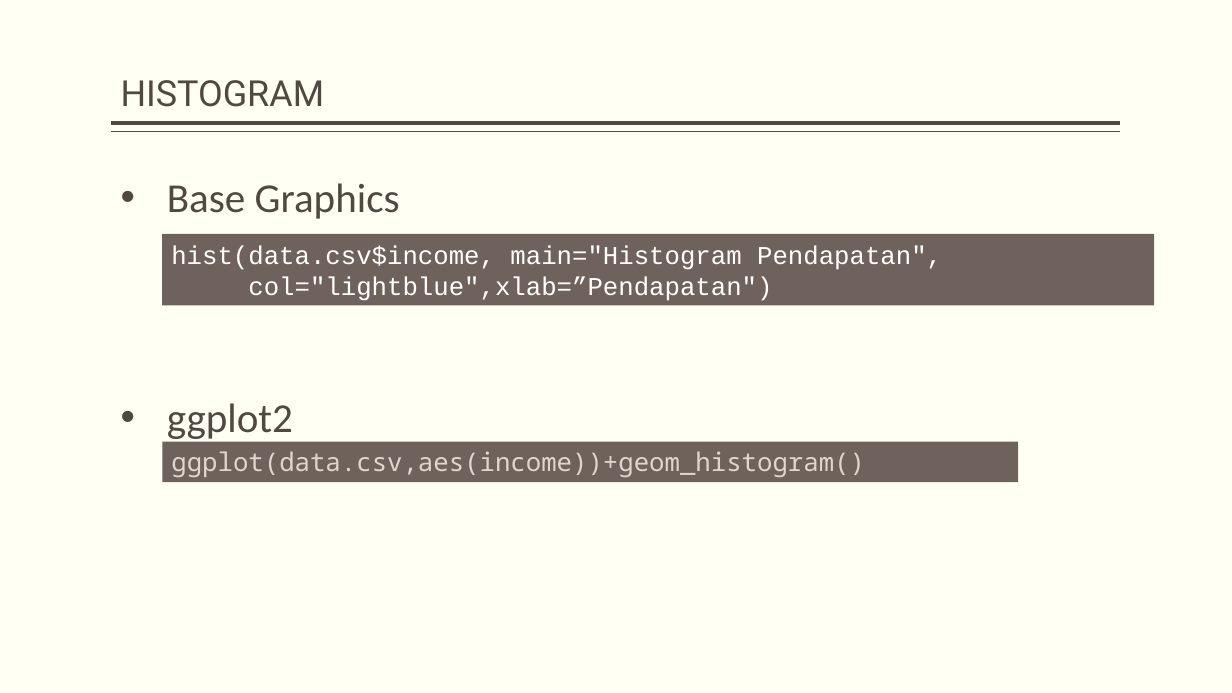
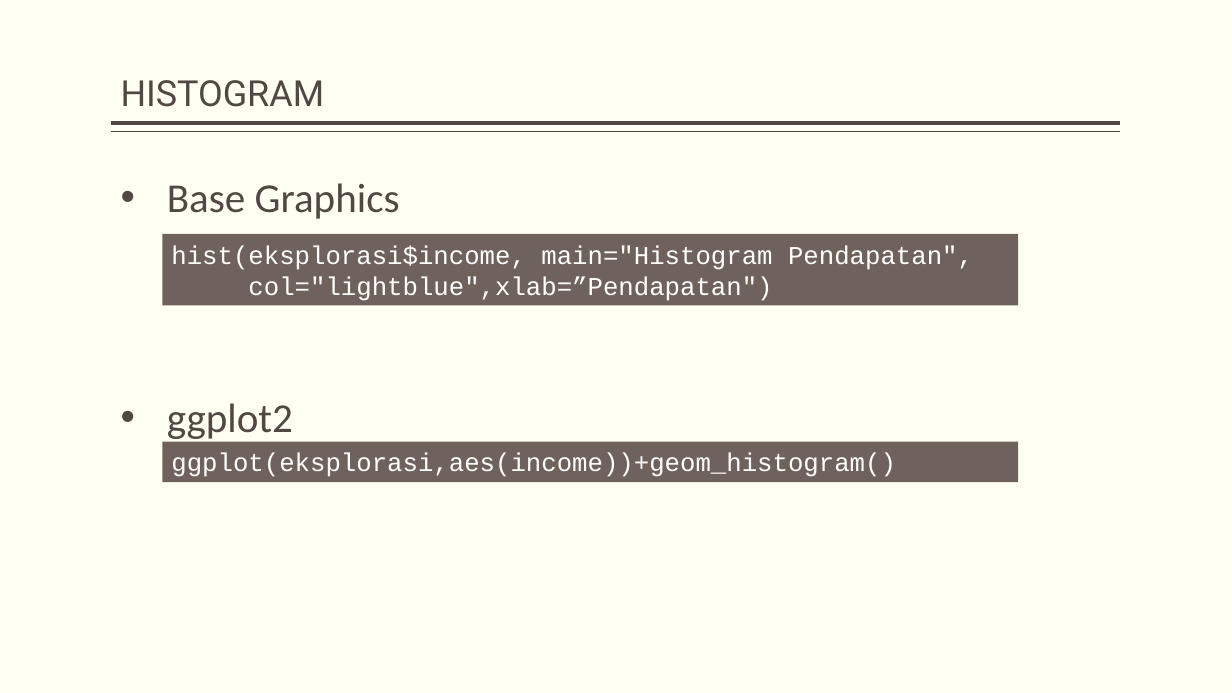
Before and after one commit to dewikiswani/ganesha--R, a slide deck: slide 100 of 201907 -- Pelatihan R ganesha - day1.pptx (slide 97 before the commit). Drawn at 1232x693 pixels with LibreOffice and Linux fonts; fonts in the diff are those of the drawing. Boxes give left, top, right and bottom in pixels: in the first picture for what was removed or moved away, otherwise in the second. Text is boxed around its words. In the diff, an @@ line names an element or a change of style, - is before the commit and + after.

```diff
--- a/201907 -- Pelatihan R ganesha - day1.pptx
+++ b/201907 -- Pelatihan R ganesha - day1.pptx
@@ rectangle "hist(eksplorasi$income, main="Histogram Pendapatan",": place and size @@
-rectangle "hist(eksplorasi$income, main="Histogram Pendapatan"," at <box>163,234,1155,305</box>
+rectangle "hist(eksplorasi$income, main="Histogram Pendapatan"," at <box>163,234,1019,305</box>
@@ text in rectangle at <box>171,245,973,270</box>: text changed @@
-hist(data.csv$income, main="Histogram Pendapatan",
+hist(eksplorasi$income, main="Histogram Pendapatan",
@@ text in rectangle at <box>171,452,896,477</box>: text changed; font Noto Sans Mono to Courier New; text colour #DFD7CB to #FFFFFF @@
-ggplot(data.csv,aes(income))+geom_histogram()
+ggplot(eksplorasi,aes(income))+geom_histogram()
```
Also in this commit, not shown: 52 other slides changed, 3 slides added.
